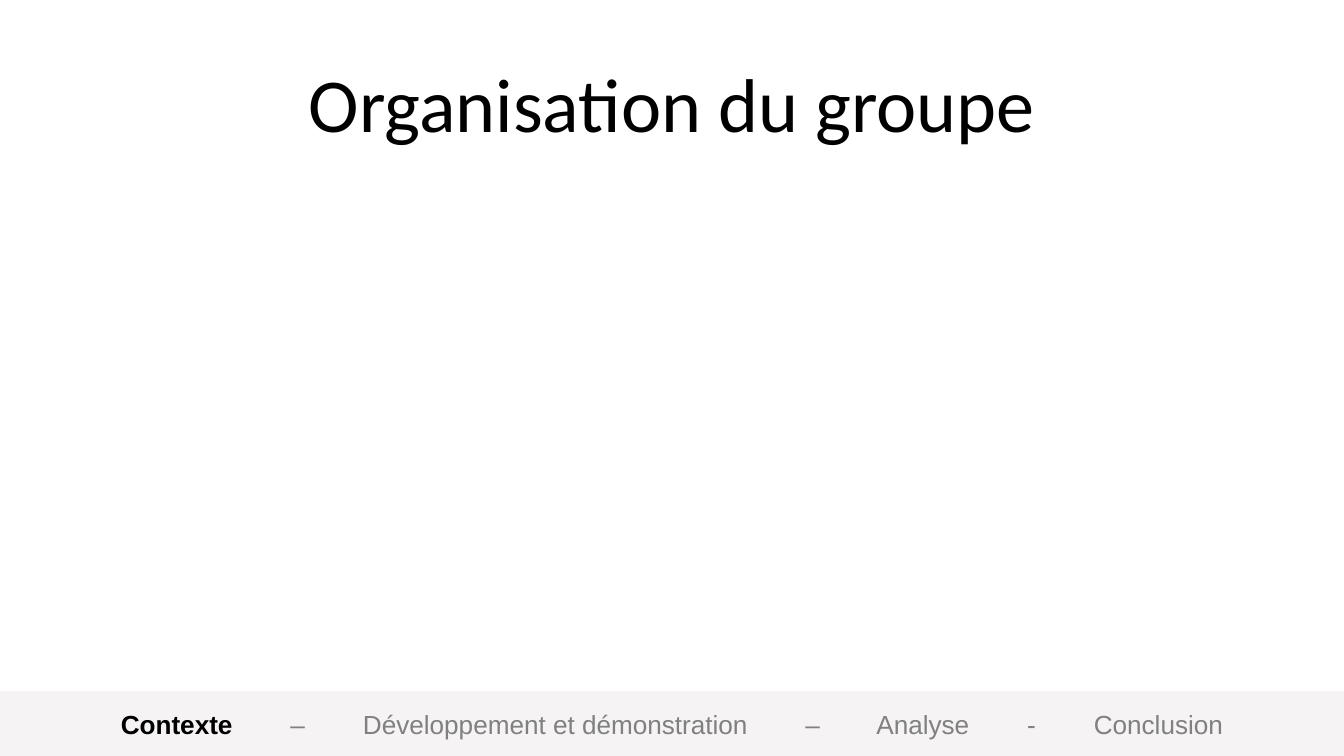
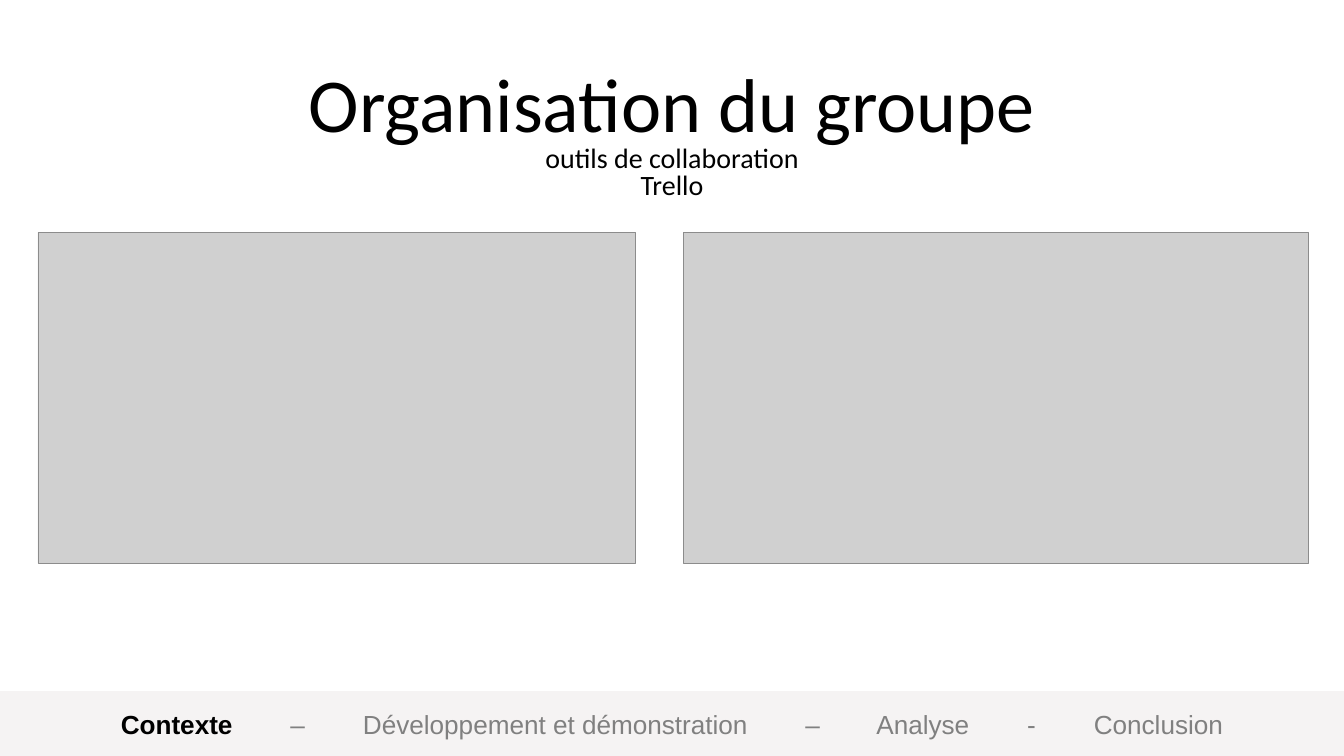
Before and after one commit to omar-sdt/CES-eat, a slide deck: slide 11 of docs/Présentation CES'eat.pptx (slide 8 before the commit). Drawn at 1344x756 pixels with LibreOffice and Linux fonts; fonts in the diff are those of the drawing; grey boxes stand for pictures; background and template pictures are left out. Boxes give left, top, right and bottom in pixels: in the first picture for what was removed or moved away, otherwise in the second. Text is boxed around its words. In the diff, an @@ line names an element or a change of style, - is before the commit and + after.

```diff
--- a/docs/Présentation CES'eat.pptx
+++ b/docs/Présentation CES'eat.pptx
@@ text added at box(545, 148, 798, 169), 30 pt, text #000000 @@
+outils de collaboration
@@ text added at box(641, 175, 704, 195), 30 pt, text #000000 @@
+Trello
@@ picture added at box(38, 233, 635, 563) @@
@@ picture added at box(683, 233, 1308, 563) @@
```
Also in this commit, not shown: 3 other slides changed, 7 slides added.
